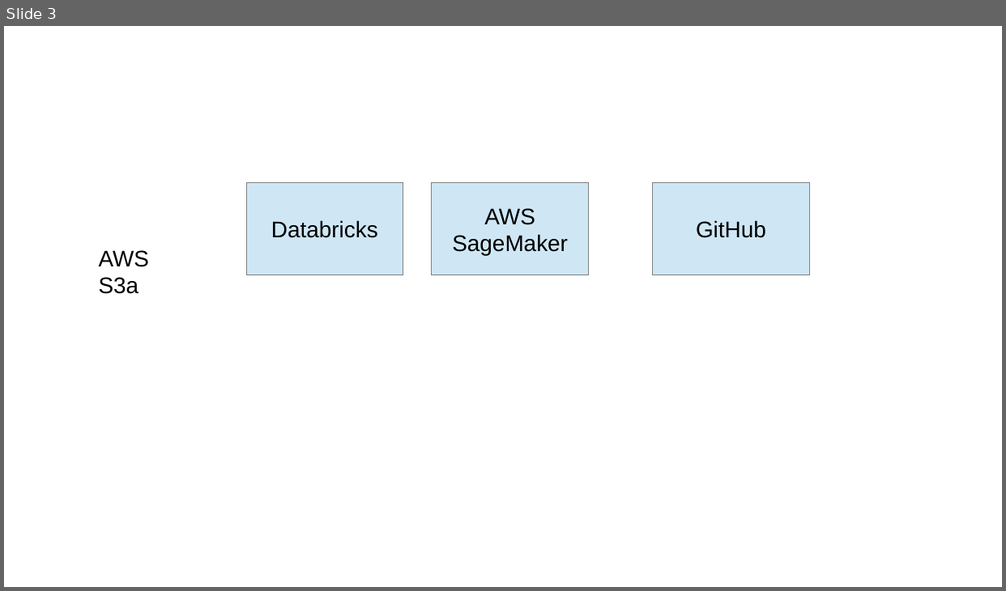
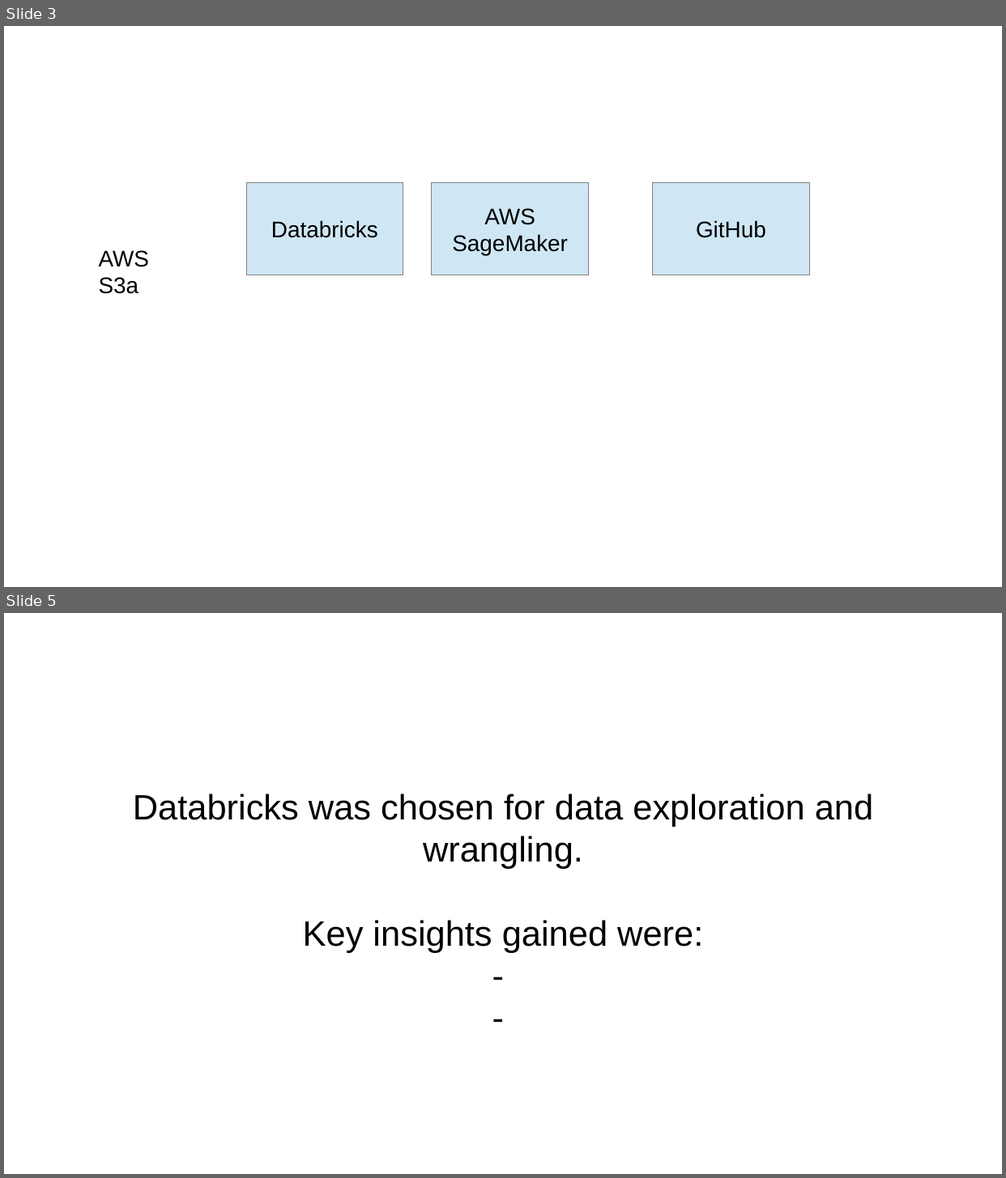
Before and after one commit to jgo-DA/Project-Movies_Team-Darmstadt, a slide deck: Team-Darmstadt_Movies-Project_Presentation.odp. Shown one above the other, each under a label of ours: slide 3 before the commit, slides 3 and 5 after it; the slides between them are not shown. The pictures are 1006x591 and 1006x1178 pixels, drawn with LibreOffice and Linux fonts; fonts in the diff are those of the drawing; background and template pictures are left out. Boxes give left, top, right and bottom in pixels: in the first picture for what was removed or moved away, otherwise in the second. Text is boxed around its words. In the diff, an @@ line names an element or a change of style, - is before the commit and + after.

```diff
--- a/Team-Darmstadt_Movies-Project_Presentation.odp
+++ b/Team-Darmstadt_Movies-Project_Presentation.odp
@@ slide 5 added at (4,613,1002,1174), background #FFFFFF @@
@@ title added at (133,794,299,820), 35.7 pt, text #FFFFFF @@
+Databricks
@@ subtitle added at (303,794,873,953), 28 pt, text #000000 @@
+Databricks was chosen for data exploration and wrangling.
+Key insights gained were:
+-
+-
```
Also in this commit, not shown: 1 slide changed, 4 other slides added, 2 slides removed, 1 other file.
